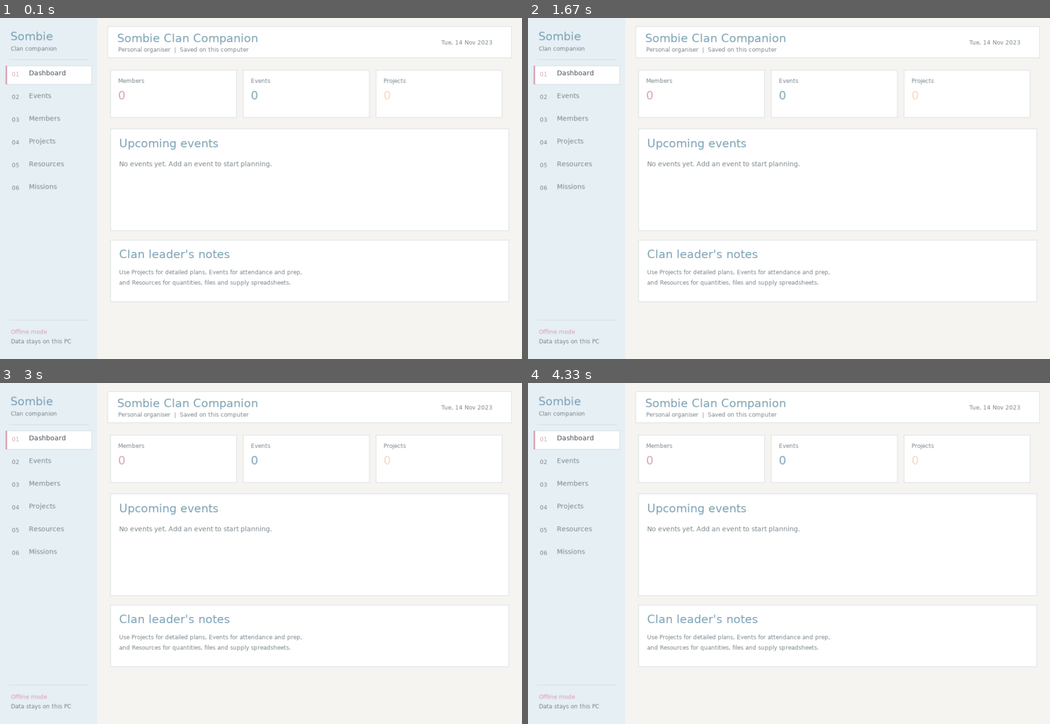
Above: before the commit, frames 1-4 (two rows, left to right).
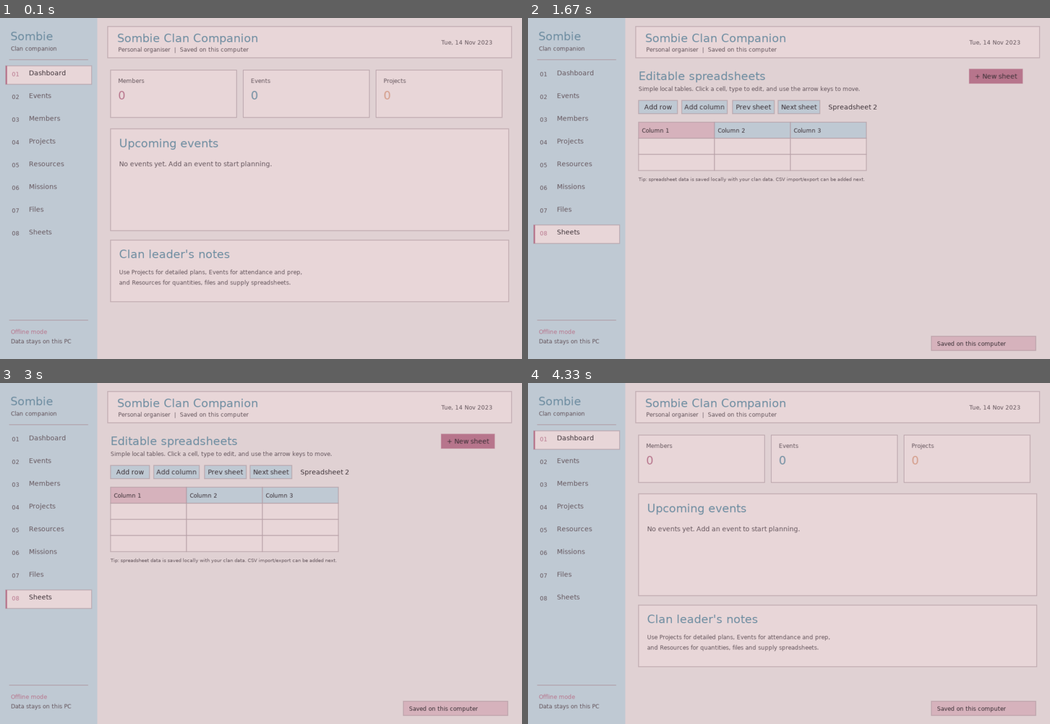
Above: after the commit, the same moments.

Repository: mynameiskarl-TVE/sombieclanhelper
Game: LÖVE game, started from SombieCompanion/main.lua
Same seed, same stepped clock (60 frames per second), same inputs: the game is played once before the commit and once after it.
Inputs (mouse positions are in pixels of both pictures, inside the frame that each line leads up to):
- Up to frame 1 (0.1 s): no input
- Up to frame 2 (1.67 s): type "ann" at 0.33 s; tap Enter at 0.67 s; click "Sombie" at 0.93 s; click (559, 208) at 1.27 s, where only the run after the commit has a clickable "Files"; click (997, 75) at 1.6 s, where only the run after the commit has a clickable "+ New sheet"
- Up to frame 3 (3 s): click (271, 471) at 1.93 s, where only the run after the commit has a clickable "Next sheet"; click (130, 471) at 2.82 s, where only the run after the commit has a clickable "Add row"
- Up to frame 4 (4.33 s): click (997, 440) at 3.15 s, where only the run after the commit has a clickable "+ New sheet"; hold Esc 3.43-3.9 s

The runs differ from the first frame. In frame 1, 100% of the frame differs, in the area x 0-100%, y 0-100%; in frame 2, 99%; in frame 3, 99%; in frame 4, 100%.

Commit message:
Add attachment browser and local editable spreadsheet workspace; soften UI palette

Diff:
--- a/SombieCompanion/main.lua
+++ b/SombieCompanion/main.lua
@@ -2,9 +2,9 @@
 
 local W, H = 1100, 720
 local sidebar = 205
-local tabs = {"Dashboard", "Events", "Members", "Projects", "Resources", "Missions"}
+local tabs = {"Dashboard", "Events", "Members", "Projects", "Resources", "Missions", "Files", "Sheets"}
 local active = "Dashboard"
-local data = {events={}, members={}, projects={}, resources={}, missions={}}
+local data = {events={}, members={}, projects={}, resources={}, missions={}, spreadsheets={}}
 local selected = nil
 local selectedKey = nil
 local modal = nil
@@ -12,12 +12,15 @@
 local notice, noticeTimer = "", 0
 local font, smallFont, titleFont, tinyFont
 local imageCache = {}
+local sheetIndex, sheetRow, sheetCol = 1, 1, 1
+local sheetTyping = false
+local fileEntries = {}
 
 local C = {
-    bg={0.965,0.957,0.949}, white={1,1,1}, palePink={0.976,0.925,0.929},
-    paleBlue={0.902,0.941,0.957}, line={0.835,0.867,0.878},
-    pink={0.843,0.635,0.698}, blue={0.486,0.635,0.702}, peach={0.976,0.835,0.761},
-    text={0.247,0.286,0.310}, muted={0.475,0.525,0.549}, green={0.48,0.68,0.55},
+    bg={0.88,0.82,0.83}, white={0.91,0.84,0.85}, palePink={0.84,0.70,0.74},
+    paleBlue={0.75,0.79,0.83}, line={0.68,0.59,0.62},
+    pink={0.72,0.46,0.55}, blue={0.43,0.55,0.63}, peach={0.83,0.61,0.53},
+    text={0.22,0.18,0.20}, muted={0.39,0.33,0.36}, green={0.38,0.56,0.46},
     red={0.75,0.42,0.42}, yellow={0.75,0.61,0.36}
 }
 
@@ -56,7 +59,7 @@
     else notify("Save failed: "..tostring(encoded)) end
 end
 local function ensureShape()
-    for _,k in ipairs({"events","members","projects","resources","missions"}) do
+    for _,k in ipairs({"events","members","projects","resources","missions","spreadsheets"}) do
         if type(data[k])~="table" then data[k]={} end
     end
     for _,p in ipairs(data.projects) do p.notes=p.notes or ""; p.tasks=p.tasks or {}; p.attachments=p.attachments or {} end
@@ -204,6 +207,88 @@
     end
     line(20,H-82,sidebar-20,H-82)
     txt("Offline mode",23,H-65,smallFont,C.pink); txt("Data stays on this PC",23,H-45,smallFont,C.muted)
+end
+local function collectAttachments()
+    local out={}
+    for _,key in ipairs({"events","projects","resources","missions"}) do
+        for _,rec in ipairs(data[key] or {}) do
+            for _,att in ipairs(rec.attachments or {}) do
+                out[#out+1]={att=att,owner=rec.name or "Untitled",kind=key}
+            end
+        end
+    end
+    return out
+end
+local function currentSheet()
+    if not data.spreadsheets then data.spreadsheets={} end
+    if #data.spreadsheets==0 then
+        data.spreadsheets[1]={name="New spreadsheet",rows={{"Item","Quantity","Notes"},{"","",""},{"","",""},{"","",""}}}
+    end
+    sheetIndex=math.max(1,math.min(sheetIndex,#data.spreadsheets))
+    local sh=data.spreadsheets[sheetIndex]
+    sh.rows=sh.rows or {{"","",""},{"","",""},{"","",""}}
+    return sh
+end
+local function drawFilesPage()
+    local x=sidebar+28; local y=110; local width=W-sidebar-56
+    txt("Attachment browser",x,y,titleFont,C.blue)
+    txt("Browse every file copied into this app, regardless of which section it belongs to.",x,y+36,smallFont,C.muted)
+    fileEntries=collectAttachments()
+    rect(x,184,width,38,C.palePink,C.line)
+    txt(tostring(#fileEntries).." stored files",x+14,195,font,C.text)
+    if #fileEntries==0 then
+        rect(x,235,width,90,C.white,C.line)
+        txt("No attachments yet.",x+16,254,font,C.text)
+        txt("Open a project, event, resource or mission and use Add attachment.",x+16,280,smallFont,C.muted)
+    else
+        local maxVisible=math.floor((H-250)/58)
+        for i=1,math.min(#fileEntries,maxVisible) do
+            local entry=fileEntries[i]; local a=entry.att; local yy=235+(i-1)*58
+            rect(x,yy,width,50,C.white,C.line)
+            local img=imageFor(a)
+            if img then
+                local iw,ih=img:getDimensions(); local sc=math.min(36/iw,36/ih)
+                love.graphics.setColor(1,1,1); love.graphics.draw(img,x+9,yy+7,0,sc,sc)
+            else
+                rect(x+9,yy+7,36,36,C.paleBlue,C.line); txt("FILE",x+12,yy+19,tinyFont,C.blue)
+            end
+            txt(short(a.label or a.filename or "Attachment",42),x+56,yy+7,font,C.text)
+            txt(entry.kind.."  /  "..short(entry.owner,35).."  /  "..(a.filename or ""),x+56,yy+29,tinyFont,C.muted)
+            addButton("Open",W-155,yy+10,76,30,function() openAttachment(a) end,"blue")
+        end
+    end
+end
+local function drawSheetsPage()
+    local x=sidebar+28; local y=108; local width=W-sidebar-56
+    local sh=currentSheet()
+    txt("Editable spreadsheets",x,y,titleFont,C.blue)
+    txt("Simple local tables. Click a cell, type to edit, and use the arrow keys to move.",x,y+34,smallFont,C.muted)
+    addButton("+ New sheet",W-170,y,112,30,function()
+        data.spreadsheets[#data.spreadsheets+1]={name="Spreadsheet "..(#data.spreadsheets+1),rows={{"Column 1","Column 2","Column 3"},{"","",""},{"","",""}}}
+        sheetIndex=#data.spreadsheets; sheetRow=1; sheetCol=1; saveData()
+    end,"primary")
+    addButton("Add row",x,y+66,82,28,function()
+        local n=#(sh.rows[1] or {}); local r={}; for c=1,n do r[c]="" end
+        sh.rows[#sh.rows+1]=r; saveData()
+    end,"blue")
+    addButton("Add column",x+91,y+66,96,28,function()
+        for _,r in ipairs(sh.rows) do r[#r+1]="" end; saveData()
+    end,"blue")
+    addButton("Prev sheet",x+198,y+66,88,28,function() sheetIndex=math.max(1,sheetIndex-1); sheetRow=1; sheetCol=1 end,"blue")
+    addButton("Next sheet",x+294,y+66,88,28,function() sheetIndex=math.min(#data.spreadsheets,sheetIndex+1); sheetRow=1; sheetCol=1 end,"blue")
+    txt(sh.name or "Spreadsheet",x+400,y+72,font,C.text)
+    local gx=x; local gy=y+112; local cw=math.min(160,math.floor(width/5)); local ch=34
+    local rows=math.min(#sh.rows,math.floor((H-gy-28)/ch)); local cols=math.min(#(sh.rows[1] or {}),math.floor(width/cw))
+    for r=1,rows do
+        for c=1,cols do
+            local xx=gx+(c-1)*cw; local yy=gy+(r-1)*ch
+            local chosen=(sheetRow==r and sheetCol==c)
+            rect(xx,yy,cw,ch,chosen and C.palePink or (r==1 and C.paleBlue or C.white),C.line)
+            local val=((sh.rows[r] or {})[c] or "")
+            txt(short(val,math.max(5,math.floor(cw/7))),xx+7,yy+10,smallFont,C.text)
+        end
+    end
+    txt("Tip: spreadsheet data is saved locally with your clan data. CSV import/export can be added next.",x,gy+rows*ch+12,tinyFont,C.muted)
 end
 local function drawDashboard()
     local x=sidebar+28; local y=110; local gap=14; local cw=(W-sidebar-70-gap*2)/3
@@ -334,6 +419,8 @@
     W,H=love.graphics.getDimensions(); set(C.bg); love.graphics.rectangle("fill",0,0,W,H); buttons={}
     drawSidebar(); drawHeader()
     if active=="Dashboard" then drawDashboard()
+    elseif active=="Files" then drawFilesPage()
+    elseif active=="Sheets" then drawSheetsPage()
     else
         local k=keyForTab()
         if selected and selectedKey==k and data[k][selected] then drawDetail(k,data[k][selected]) else selected=nil; selectedKey=nil; drawListPage(k) end
@@ -358,14 +445,36 @@
         return
     end
     if x<sidebar then
-        for i,t in ipairs(tabs) do local yy=108+(i-1)*48; if y>=yy-7 and y<=yy+32 then active=t; selected=nil; selectedKey=nil; return end end
+        for i,t in ipairs(tabs) do local yy=108+(i-1)*43; if y>=yy-7 and y<=yy+32 then active=t; selected=nil; selectedKey=nil; return end end
+    end
+    if active=="Sheets" and not modal then
+        local x0=sidebar+28; local gy=108+112; local cw=math.min(160,math.floor((W-sidebar-56)/5)); local ch=34
+        local sh=currentSheet()
+        local r=math.floor((y-gy)/ch)+1; local c=math.floor((x-x0)/cw)+1
+        if y>=gy and r<=#sh.rows and x>=x0 and c<=#(sh.rows[1] or {}) then
+            sheetRow=r; sheetCol=c; sheetTyping=true; return
+        end
     end
     for i=#buttons,1,-1 do local binfo=buttons[i]; if x>=binfo.x and x<=binfo.x+binfo.w and y>=binfo.y and y<=binfo.y+binfo.h then if binfo.fn then binfo.fn() end; return end end
 end
 function love.textinput(t)
-    if modal then local f=modal.fields[modal.focus]; if f then f.value=(f.value or "")..t end end
+    if modal then local f=modal.fields[modal.focus]; if f then f.value=(f.value or "")..t end
+    elseif active=="Sheets" and sheetTyping then
+        local sh=currentSheet(); sh.rows[sheetRow]=sh.rows[sheetRow] or {}
+        local old=sh.rows[sheetRow][sheetCol] or ""
+        sh.rows[sheetRow][sheetCol]=old..t
+    end
 end
 function love.keypressed(key)
+    if not modal and active=="Sheets" and sheetTyping then
+        local sh=currentSheet()
+        if key=="backspace" then local v=sh.rows[sheetRow][sheetCol] or ""; sh.rows[sheetRow][sheetCol]=v:sub(1,-2); return
+        elseif key=="return" or key=="kpenter" or key=="down" then sheetRow=math.min(#sh.rows,sheetRow+1); return
+        elseif key=="up" then sheetRow=math.max(1,sheetRow-1); return
+        elseif key=="left" then sheetCol=math.max(1,sheetCol-1); return
+        elseif key=="right" or key=="tab" then sheetCol=math.min(#(sh.rows[1] or {}),sheetCol+1); return
+        elseif key=="escape" then sheetTyping=false; saveData(); return end
+    end
     if modal then
         local f=modal.fields[modal.focus]
         if key=="escape" then modal=nil
